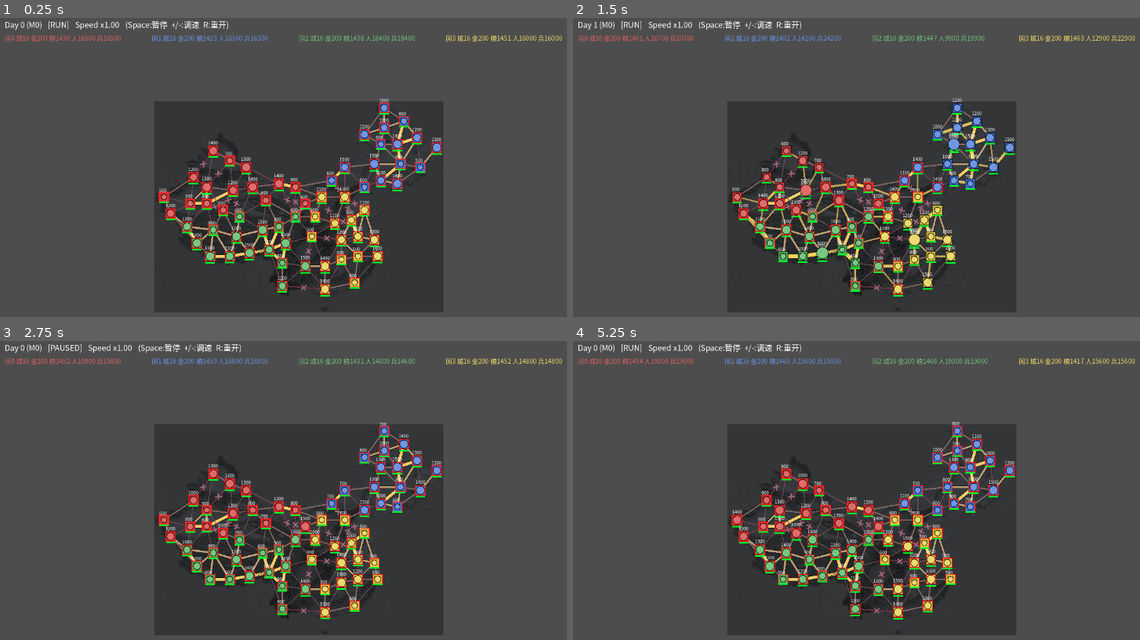
Above: before the commit, frames 1-4 (two rows, left to right).
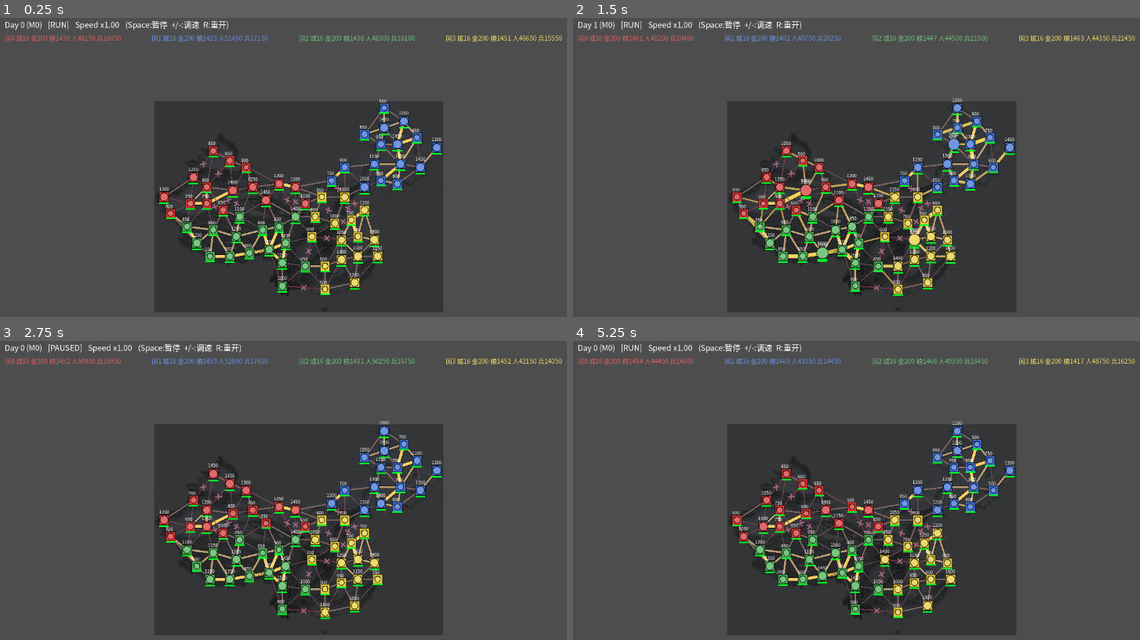
Above: after the commit, the same moments.

Repository: milkmilki/wargame
Game: Godot game, scene res://main.tscn
Same seed, same stepped clock (60 frames per second), same inputs: the game is played once before the commit and once after it.
Inputs:
- Up to frame 1 (0.25 s): no input
- Up to frame 2 (1.5 s): tap Enter at 0.5 s; tap R at 0.6, 1.35 s; tap Space at 0.77, 1.25 s
- Up to frame 3 (2.75 s): tap Space at 1.52 s; tap Enter at 2 s; tap R at 2.1 s
- Up to frame 4 (5.25 s): tap Space at 2.75, 3.02, 3.77, 4.25, 4.52 s; tap R every 0.75 s from 2.85 to 5.1 s; tap Enter at 3.5 s

The runs differ from the first frame. In frame 1, 4.2% of the frame differs, in the area x 13-99%, y 5-94%; in frame 2, 3.7%; in frame 3, 3.8%; in frame 4, 4.4%.

Commit message:
Improve strategic AI and manpower pacing

Diff:
--- a/scripts/ai/ai_world_view.gd
+++ b/scripts/ai/ai_world_view.gd
@@ -6,6 +6,8 @@
 var nation_id: int
 var day: int
 var capital_city_id: int
+var strategic_planning_enabled: bool = true
+var adaptive_garrison_enabled: bool = true
 var friendly_cities: Array[City] = []
 var enemy_cities: Array[City] = []
 var friendly_armies: Array[Army] = []
--- a/scripts/ai/strategic_map.gd
+++ b/scripts/ai/strategic_map.gd
@@ -4,6 +4,7 @@
 
 var nation_id: int
 var ownership_revision: int
+var strategic_planning_enabled: bool
 var city_value: Dictionary = {}            ## city_id -> float
 var edge_value: Dictionary = {}            ## normalized edge key -> float
 var bridge_impact: Dictionary = {}         ## edge key -> 被切断友城价值
@@ -13,6 +14,8 @@
 var frontier_cities: Array[int] = []
 var frontier_enemy_cities: Array[int] = []
 var priority_enemy_cities: Array[int] = []
+var offensive_value: Dictionary = {}       ## enemy city_id -> 两层占领后战略价值
+var campaign_target: int = -1               ## 国家级主战役目标
 
 var _state: GameState
 var _disc: Dictionary = {}
@@ -26,12 +29,14 @@
 	var snapshot := StrategicMapSnapshot.new()
 	snapshot.nation_id = view.nation_id
 	snapshot.ownership_revision = view.state.ownership_revision
+	snapshot.strategic_planning_enabled = view.strategic_planning_enabled
 	snapshot._state = view.state
 	snapshot._compute_city_values()
 	snapshot._find_frontier()
 	snapshot._compute_connectivity()
 	snapshot._compute_supply_corridors(view)
 	snapshot._finalize_edge_values()
+	snapshot._compute_offensive_values(view)
 	snapshot._select_priority_targets(view)
 	return snapshot
 
@@ -219,10 +224,80 @@
 		edge_value[key] = value
 
 
+func _compute_offensive_values(view: AiWorldView) -> void:
+	for city_id in frontier_enemy_cities:
+		var base := value_of_city(city_id)
+		if not view.strategic_planning_enabled:
+			offensive_value[city_id] = base
+			continue
+		var target_owner := _state.cities[city_id].owner_nation
+		var friendly_links := 0
+		var hostile_links := 0
+		var gateway_value := 0.0
+		for neighbor in _state.neighbors(city_id):
+			var edge := _state.edge_of(city_id, neighbor)
+			if edge == null or edge.max_throughput <= 0:
+				continue
+			var neighbor_owner := _state.cities[neighbor].owner_nation
+			if neighbor_owner == nation_id:
+				friendly_links += 1
+			elif neighbor_owner == target_owner:
+				hostile_links += 1
+				if not frontier_enemy_cities.has(neighbor):
+					gateway_value = maxf(gateway_value, value_of_city(neighbor))
+		var defensive_gain := float(friendly_links - hostile_links)
+		var exposure := maxi(hostile_links - friendly_links, 0)
+		var gateway_bonus := 0.0
+		if exposure <= 1:
+			gateway_bonus = minf(gateway_value * 0.30, 1.5)
+		var cut_ratio := _enemy_cut_value_ratio(city_id, target_owner)
+		offensive_value[city_id] = (
+			base
+			+ maxf(defensive_gain, 0.0) * 1.5
+			- float(exposure) * 1.5
+			+ gateway_bonus
+			+ cut_ratio * 6.0
+		)
+
+
+func _enemy_cut_value_ratio(target_city: int, enemy_nation: int) -> float:
+	if enemy_nation < 0 or enemy_nation >= _state.nations.size():
+		return 0.0
+	var capital := _state.nations[enemy_nation].capital_city_id
+	if capital < 0 or capital == target_city:
+		return 0.0
+	var reachable := {capital: true}
+	var queue: Array[int] = [capital]
+	while not queue.is_empty():
+		var current: int = queue.pop_front()
+		for neighbor in _state.neighbors(current):
+			if neighbor == target_city or reachable.has(neighbor):
+				continue
+			var edge := _state.edge_of(current, neighbor)
+			if (
+				edge == null
+				or edge.max_throughput <= 0
+				or _state.cities[neighbor].owner_nation != enemy_nation
+			):
+				continue
+			reachable[neighbor] = true
+			queue.append(neighbor)
+	var total_value := 0.0
+	var cut_value := 0.0
+	for city in _state.cities:
+		if city.owner_nation != enemy_nation or city.id == target_city:
+			continue
+		var value := value_of_city(city.id)
+		total_value += value
+		if not reachable.has(city.id):
+			cut_value += value
+	return cut_value / maxf(total_value, 0.001)
+
+
 func _select_priority_targets(view: AiWorldView) -> void:
 	var scored: Array = []
 	for city_id in frontier_enemy_cities:
-		scored.append([float(city_value.get(city_id, 0.0)) + 2.0, city_id])
+		scored.append([value_of_offense(city_id) + 2.0, city_id])
 	scored.sort_custom(func(a: Array, b: Array) -> bool:
 		return float(a[0]) > float(b[0]) or (
 			is_equal_approx(float(a[0]), float(b[0])) and int(a[1]) < int(b[1])
@@ -230,10 +305,16 @@
 	)
 	for i in range(mini(scored.size(), 16)):
 		priority_enemy_cities.append(int(scored[i][1]))
+	if view.strategic_planning_enabled and not scored.is_empty():
+		campaign_target = int(scored[0][1])
 
 
 func value_of_city(city_id: int) -> float:
 	return float(city_value.get(city_id, 0.0))
+
+
+func value_of_offense(city_id: int) -> float:
+	return float(offensive_value.get(city_id, value_of_city(city_id)))
 
 
 func value_of_edge(a: int, b: int) -> float:
--- a/scripts/ai/utility_ai.gd
+++ b/scripts/ai/utility_ai.gd
@@ -4,6 +4,7 @@
 
 const ATTACK_ENTER_RATIO: float = 1.35
 const RETREAT_ENTER_RATIO: float = 0.40
+const HOLD_DEPLOY_ENTER_RATIO: float = 0.60
 const EMERGENCY_RETREAT_RATIO: float = 0.25
 const SIEGE_COMMIT_MARGIN: float = 1.50
 const REINFORCE_MIN_DEFICIT_SHARE: float = 0.50
@@ -12,6 +13,8 @@
 const BREAKOUT_MIN_POWER_RATIO: float = 0.70
 const ASSAULT_PARTICIPANT_MIN_RATIO: float = 0.35
 const ASSAULT_SYNC_WINDOW_DAYS: float = 5.0
+const STRATEGIC_VALUE_DELTA_LIMIT: float = 1.0
+const CAMPAIGN_TARGET_BONUS: float = 1.0
 const NORMAL_COMMIT_DAYS: int = 10
 const STRATEGIC_COMMIT_DAYS: int = 30
 
@@ -214,6 +217,8 @@
 	army: Army
 ) -> ActionCandidate:
 	var current := army.location_city
+	if not _frontier_deployment_safe(view, threat, army):
+		return null
 	var best_edge: Edge = null
 	var best_score := -INF
 	for neighbor in view.state.neighbors(current):
@@ -249,6 +254,22 @@
 	candidate.target_edge_b = target
 	candidate.minimum_commit_days = STRATEGIC_COMMIT_DAYS
 	return candidate
+
+
+static func _frontier_deployment_safe(
+	view: AiWorldView,
+	threat: ThreatField,
+	army: Army
+) -> bool:
+	var threat_power := threat.threat_at(army.location_city)
+	var support_power := maxf(
+		threat.support_at(army.location_city),
+		ArmyPower.effective(army)
+	)
+	return (
+		support_power / maxf(threat_power, 1.0)
+		>= HOLD_DEPLOY_ENTER_RATIO * _caution(view.nation_id)
+	)
 
 
 static func _attack_candidate(
@@ -304,6 +325,7 @@
 			continue
 		var enemy_power := threat.threat_at(city_id) + ArmyPower.city_defense(city)
 		var committed := coordinator.power_reserved(city_id)
+		var relief_value := _blockade_relief_value(view, city_id)
 		var attack_power := power + committed + 0.35 * threat.support_at(start)
 		if is_adjacent_participant:
 			attack_power = maxf(attack_power, float(pool["power"]))
@@ -311,7 +333,6 @@
 		var participant_ratio := power / maxf(enemy_power, 1.0)
 		if participant_ratio < minimum_participant_ratio:
 			continue
-		var relief_value := _blockade_relief_value(view, city_id)
 		if (
 			ratio < ATTACK_ENTER_RATIO / aggression
 			and (relief_value <= 0.0 or ratio < 1.0)
@@ -326,6 +347,9 @@
 			- 0.5 * snapshot.value_of_city(start)
 			+ 6.0 * float(maxi(directions - 1, 0))
 			+ relief_value
+			+ _strategic_attack_adjustment(
+				view, snapshot, city_id, directions
+			)
 		)
 		if score > best_score or (is_equal_approx(score, best_score) and city_id < best_city):
 			best_score = score
@@ -664,10 +688,32 @@
 		return 0.0
 	var future_threat := threat.threat_at(city_id)
 	if city_id == view.capital_city_id:
+		if (
+			view.adaptive_garrison_enabled
+			and not _has_immediate_enemy_access(view, city_id)
+		):
+			return 5000.0
 		return maxf(5000.0, future_threat * 1.25)
 	if city.has_warehouse:
+		if (
+			view.adaptive_garrison_enabled
+			and not _has_immediate_enemy_access(view, city_id)
+		):
+			return 3000.0
 		return maxf(3000.0, future_threat)
 	return 0.0
+
+
+static func _has_immediate_enemy_access(view: AiWorldView, city_id: int) -> bool:
+	for neighbor in view.state.neighbors(city_id):
+		var edge := view.state.edge_of(city_id, neighbor)
+		if (
+			edge != null
+			and edge.max_throughput > 0
+			and view.state.cities[neighbor].owner_nation != view.nation_id
+		):
+			return true
+	return false
 
 
 static func stationed_power_at(
@@ -782,7 +828,14 @@
 		):
 			var attack := ActionCandidate.make(
 				ActionCandidate.Kind.ATTACK,
-				hold_score + local_ratio + 6.0 * float(maxi(directions - 1, 0)),
+				(
+					hold_score
+					+ local_ratio
+					+ 6.0 * float(maxi(directions - 1, 0))
+					+ _strategic_attack_adjustment(
+						view, snapshot, enemy_endpoint, directions
+					)
+				),
 				"%d 个方向形成协同优势 %.2f，向敌方端点 %d 同步推进"
 					% [directions, local_ratio, enemy_endpoint],
 				enemy_endpoint
@@ -797,6 +850,44 @@
 	)
 
 
+static func _strategic_attack_adjustment(
+	view: AiWorldView,
+	snapshot: StrategicMapSnapshot,
+	city_id: int,
+	directions: int
+) -> float:
+	if not view.strategic_planning_enabled:
+		return 0.0
+	var value_delta := clampf(
+		snapshot.value_of_offense(city_id) - snapshot.value_of_city(city_id),
+		-STRATEGIC_VALUE_DELTA_LIMIT,
+		STRATEGIC_VALUE_DELTA_LIMIT
+	)
+	var campaign_bonus := 0.0
+	if (
+		city_id == snapshot.campaign_target
+		and (directions >= 2 or _post_capture_exposure(view, city_id) <= 0)
+	):
+		campaign_bonus = CAMPAIGN_TARGET_BONUS
+	return value_delta * 0.5 + campaign_bonus
+
+
+static func _post_capture_exposure(view: AiWorldView, city_id: int) -> int:
+	var friendly_links := 0
+	var hostile_links := 0
+	var target_owner := view.state.cities[city_id].owner_nation
+	for neighbor in view.state.neighbors(city_id):
+		var edge := view.state.edge_of(city_id, neighbor)
+		if edge == null or edge.max_throughput <= 0:
+			continue
+		var owner := view.state.cities[neighbor].owner_nation
+		if owner == view.nation_id:
+			friendly_links += 1
+		elif owner == target_owner:
+			hostile_links += 1
+	return hostile_links - friendly_links
+
+
 ## 同一条边上的敌军是即将直接接战的对象，不能套用威胁场的时间衰减或远方折扣。
 static func _enemy_power_on_edge(
 	view: AiWorldView,
--- a/scripts/core/game_state.gd
+++ b/scripts/core/game_state.gd
@@ -6,6 +6,10 @@
 const GRID: int = 8                         ## 8x8 网格
 const CITY_COUNT: int = GRID * GRID         ## 64
 const NATION_COUNT: int = 4
+const CITY_MANPOWER_PER_MONTH_MIN: int = 10
+const CITY_MANPOWER_PER_MONTH_MAX: int = 30
+const INITIAL_MANPOWER_RESERVE_MONTHS: int = 150
+const INITIAL_ARMY_MANPOWER_MONTHS: int = 50
 const TERRAIN_MAP_PATH := (
 	"res://china-map-china-flag-shaded-relief-color-height-map-3d-illustration-png.webp"
 )
@@ -117,7 +121,10 @@
 			)
 			city.owner_nation = _quadrant_of(c, r)
 			city.defense = rng.randi_range(10, 30)
-			city.manpower_per_month = rng.randi_range(5, 15)
+			city.manpower_per_month = rng.randi_range(
+				CITY_MANPOWER_PER_MONTH_MIN,
+				CITY_MANPOWER_PER_MONTH_MAX
+			)
 			city.gold_per_month = rng.randi_range(5, 15)
 			city.food_per_half_year = rng.randi_range(20, 60)
 			# 先生成各城初始储备，随后统一归集到本国首都粮仓。
@@ -141,7 +148,10 @@
 		city.terrain_height = heights[id]
 		city.terrain_relief = reliefs[id]
 		city.defense = rng.randi_range(10, 30)
-		city.manpower_per_month = rng.randi_range(5, 15)
+		city.manpower_per_month = rng.randi_range(
+			CITY_MANPOWER_PER_MONTH_MIN,
+			CITY_MANPOWER_PER_MONTH_MAX
+		)
 		city.gold_per_month = rng.randi_range(5, 15)
 		city.food_per_half_year = rng.randi_range(20, 60)
 		city.food_storage = rng.randi_range(80, 100)
@@ -184,8 +194,9 @@
 	for nation in nations:
 		nation.manpower_pool = 0
 	for city in cities:
-		# 初始人口库按 100 个月的单城产出标定，约等于旧版 500~1500 城市储备。
-		nations[city.owner_nation].manpower_pool += city.manpower_per_month * 100
+		nations[city.owner_nation].manpower_pool += (
+			city.manpower_per_month * INITIAL_MANPOWER_RESERVE_MONTHS
+		)
 
 
 func _initialize_capitals_and_warehouses() -> void:
@@ -437,7 +448,11 @@
 
 func _generate_armies() -> void:
 	for city in cities:
-		var army := create_army(city.owner_nation, city.id, city.manpower_per_month * 100)
+		var army := create_army(
+			city.owner_nation,
+			city.id,
+			city.manpower_per_month * INITIAL_ARMY_MANPOWER_MONTHS
+		)
 		army.speed_factor = rng.randf_range(0.3, 0.9)
 		army.attack = rng.randi_range(8, 15)
 		army.defense = rng.randi_range(8, 15)
--- a/scripts/core/simulation.gd
+++ b/scripts/core/simulation.gd
@@ -50,6 +50,10 @@
 var ai_policy_overrides: Dictionary = {}
 ## A/B 基准注入点：nation_id -> 正常进攻单军最低战力占比；正式游戏使用 UtilityAI 默认值。
 var ai_assault_participant_ratio_overrides: Dictionary = {}
+## A/B 基准注入点：false 保留修改前的静态进攻评分。
+var ai_strategic_planning_overrides: Dictionary = {}
+## A/B 基准注入点：false 保留修改前的 60 天传播威胁守备策略。
+var ai_adaptive_garrison_overrides: Dictionary = {}
 
 
 func setup(game_state: GameState) -> void:
@@ -364,6 +368,12 @@
 			policy.call(state, nation.id, self)
 			continue
 		var view := AiWorldView.build(state, nation.id)
+		view.strategic_planning_enabled = bool(
+			ai_strategic_planning_overrides.get(nation.id, true)
+		)
+		view.adaptive_garrison_enabled = bool(
+			ai_adaptive_garrison_overrides.get(nation.id, true)
+		)
 		if (
 			not _ai_strategy_cache.has(nation.id)
 			or int(_ai_strategy_revision.get(nation.id, -1)) != state.ownership_revision
@@ -374,6 +384,12 @@
 		var threat := ThreatField.build(view)
 		if _ai_manage_force_structure(view, snapshot, threat):
 			view = AiWorldView.build(state, nation.id)
+			view.strategic_planning_enabled = bool(
+				ai_strategic_planning_overrides.get(nation.id, true)
+			)
+			view.adaptive_garrison_enabled = bool(
+				ai_adaptive_garrison_overrides.get(nation.id, true)
+			)
 			threat = ThreatField.build(view)
 		var coordinator := ArmyCoordinator.new()
 		var minimum_participant_ratio := float(
--- a/scripts/view/map_renderer.gd
+++ b/scripts/view/map_renderer.gd
@@ -248,13 +248,18 @@
 		5.0 * _display_scale,
 		10.0 * _display_scale
 	)
+	var contested_cities := contested_city_ids(state)
 	for city in state.cities:
 		var center := _city_center(city)
 		var rect := Rect2(center - Vector2(half, half), Vector2(half * 2, half * 2))
 		var base := state.nations[city.owner_nation].color
 		draw_rect(rect, base, true)
-		# 边框：at_war 红描边，否则暗描边
-		var border := Color(0.9, 0.1, 0.1) if city.at_war else Color(0, 0, 0, 0.5)
+		# 红框只表示本城正在发生守城战或围城，不再复述全局战争状态。
+		var border := (
+			Color(0.9, 0.1, 0.1)
+			if contested_cities.has(city.id)
+			else Color(0, 0, 0, 0.5)
+		)
 		draw_rect(rect, border, false, 2.0 * _display_scale)
 		# 普通城市只显示城防；首都粮仓额外显示 C/W 与库存。
 		var label := "D%d" % city.defense
@@ -269,6 +274,14 @@
 			_font_size(8),
 			Color(0, 0, 0, 0.8)
 		)
+
+
+static func contested_city_ids(game_state: GameState) -> Dictionary:
+	var result := {}
+	for battle in game_state.battles:
+		if not battle.finished and battle.city != null:
+			result[battle.city.id] = true
+	return result
 
 
 func _draw_armies() -> void:
--- a/tests/ai_longrun.gd
+++ b/tests/ai_longrun.gd
@@ -32,15 +32,41 @@
 				alive += 1
 		var ordered := 0
 		var invalid := 0
+		var troops := 0
+		var starving := 0
 		for army in state.armies:
+			troops += army.size
+			if army.starving:
+				starving += 1
 			if army.ai_order_created_day >= 0:
 				ordered += 1
 			if army.size <= 0 or army.owner_nation < 0 or army.owner_nation >= state.nations.size():
 				invalid += 1
+		var manpower := 0
+		var food := 0
+		for nation in state.nations:
+			manpower += nation.manpower_pool
+			food += nation.granary_food
 		var elapsed := Time.get_ticks_msec() - seed_start
 		print(
-			"seed=%d day=%d alive=%d armies=%d captures=%d ordered=%d invalid=%d ms=%d"
-			% [world_seed, state.day, alive, state.armies.size(), captures, ordered, invalid, elapsed]
+			(
+				"seed=%d day=%d alive=%d armies=%d troops=%d manpower=%d food=%d "
+				+ "starving=%d captures=%d ordered=%d invalid=%d ms=%d"
+			)
+			% [
+				world_seed,
+				state.day,
+				alive,
+				state.armies.size(),
+				troops,
+				manpower,
+				food,
+				starving,
+				captures,
+				ordered,
+				invalid,
+				elapsed,
+			]
 		)
 		if captures == 0 or ordered == 0 or invalid > 0:
 			failed = true
--- a/tests/ai_symmetric_duel.gd
+++ b/tests/ai_symmetric_duel.gd
@@ -20,7 +20,10 @@
 	var simulation := Simulation.new()
 	root.add_child(simulation)
 	simulation.setup(state)
-	simulation.ai_assault_participant_ratio_overrides[RIGHT_NATION] = 0.0
+	var duel_mode := OS.get_environment("AI_DUEL_MODE")
+	if duel_mode.is_empty():
+		duel_mode = "improved-left"
+	_configure_duel_mode(simulation, duel_mode)
 
 	var initial_owner: Array[int] = []
 	for city in state.cities:
@@ -36,32 +39,80 @@
 	var result := _measure(state, initial_owner)
 	var elapsed := Time.get_ticks_msec() - started
 	print("\n==== A 改进 AI vs B 当前 AI：最终结果 ====")
+	print("mode=%s" % duel_mode)
+	var left_policy := "improved"
+	var right_policy := "current"
+	if duel_mode == "current-control":
+		left_policy = "current"
+	elif duel_mode == "improved-right":
+		left_policy = "current"
+		right_policy = "improved"
+	elif duel_mode == "garrison-only":
+		left_policy = "garrison-only"
+	elif duel_mode == "offense-only":
+		left_policy = "offense-only"
 	var summary_template := (
 		"day=%d winner=%d elapsed_ms=%d\n"
-		+ "A_improved: cities=%d power=%.1f food=%d capital=%s captures=%d\n"
-		+ "B_current: cities=%d power=%.1f food=%d capital=%s captures=%d\n"
-		+ "A_advantage_score=%.1f"
+		+ "left_%s: cities=%d power=%.1f food=%d capital=%s captures=%d\n"
+		+ "right_%s: cities=%d power=%.1f food=%d capital=%s captures=%d\n"
+		+ "left_advantage_score=%.1f"
 	)
 	var summary := summary_template % [
 		state.day, state.winner, elapsed,
+		left_policy,
 		result["new_cities"], result["new_power"], result["new_food"],
 		str(result["new_capital"]), result["new_captures"],
+		right_policy,
 		result["old_cities"], result["old_power"], result["old_food"],
 		str(result["old_capital"]), result["old_captures"],
 		result["score"],
 	]
 	print(summary)
 	_print_army_diagnostics(state)
-	var improved_ai_better := (
-		state.winner == LEFT_NATION
-		or (state.winner == -1 and float(result["score"]) > 0.0)
-	)
+	var improved_ai_better := false
+	if duel_mode == "current-control":
+		print("verdict=CONTROL_COMPLETE")
+		simulation.free()
+		quit(0)
+		return
+	elif duel_mode == "improved-right":
+		improved_ai_better = (
+			state.winner == RIGHT_NATION
+			or (state.winner == -1 and float(result["score"]) < 0.0)
+		)
+	else:
+		improved_ai_better = (
+			state.winner == LEFT_NATION
+			or (state.winner == -1 and float(result["score"]) > 0.0)
+		)
 	print(
 		"verdict=%s"
 		% ("IMPROVED_AI_BETTER" if improved_ai_better else "IMPROVED_AI_NOT_BETTER")
 	)
 	simulation.free()
 	quit(0 if improved_ai_better else 1)
+
+
+func _configure_duel_mode(simulation: Simulation, mode: String) -> void:
+	match mode:
+		"current-control":
+			for nation_id in [LEFT_NATION, RIGHT_NATION]:
+				simulation.ai_strategic_planning_overrides[nation_id] = false
+				simulation.ai_adaptive_garrison_overrides[nation_id] = false
+		"improved-right":
+			simulation.ai_strategic_planning_overrides[LEFT_NATION] = false
+			simulation.ai_adaptive_garrison_overrides[LEFT_NATION] = false
+		"offense-only":
+			simulation.ai_adaptive_garrison_overrides[LEFT_NATION] = false
+			simulation.ai_strategic_planning_overrides[RIGHT_NATION] = false
+			simulation.ai_adaptive_garrison_overrides[RIGHT_NATION] = false
+		"garrison-only":
+			simulation.ai_strategic_planning_overrides[LEFT_NATION] = false
+			simulation.ai_strategic_planning_overrides[RIGHT_NATION] = false
+			simulation.ai_adaptive_garrison_overrides[RIGHT_NATION] = false
+		_:
+			simulation.ai_strategic_planning_overrides[RIGHT_NATION] = false
+			simulation.ai_adaptive_garrison_overrides[RIGHT_NATION] = false
 
 
 func _build_symmetric_world() -> GameState:
@@ -93,6 +144,14 @@
 		city.has_warehouse = false
 		city.food_storage = 0
 		city.at_war = true
+
+	for nation in state.nations:
+		nation.manpower_pool = 0
+	for city in state.cities:
+		state.nations[city.owner_nation].manpower_pool += (
+			city.manpower_per_month
+			* GameState.INITIAL_MANPOWER_RESERVE_MONTHS
+		)
 
 	var left_capital := 3 * GameState.GRID + 1
 	var right_capital := 3 * GameState.GRID + 6
@@ -148,6 +207,11 @@
 
 func _validate_symmetry(state: GameState) -> bool:
 	if state.nations.size() != 2:
+		return false
+	if (
+		state.nations[LEFT_NATION].manpower_pool
+		!= state.nations[RIGHT_NATION].manpower_pool
+	):
 		return false
 	for row in range(GameState.GRID):
 		for col in range(GameState.GRID / 2):
--- a/tests/test_suite.gd
+++ b/tests/test_suite.gd
@@ -2082,6 +2082,59 @@
 		"敌军威胁应随抵达时间衰减：c2=%.1f c1=%.1f c0=%.1f"
 			% [threat.threat_at(2), threat.threat_at(1), threat.threat_at(0)])
 
+	var deep_state := GameState.new()
+	deep_state.generate_grid_world(7003)
+	deep_state.armies.clear()
+	for city in deep_state.cities:
+		city.owner_nation = 2
+	for city_id in [16]:
+		deep_state.cities[city_id].owner_nation = 0
+	for city_id in [9, 17, 25]:
+		deep_state.cities[city_id].owner_nation = 1
+	for edge in deep_state.edges:
+		edge.max_throughput = 0
+	for pair in [[16, 17], [17, 9], [17, 25]]:
+		deep_state.edge_of(pair[0], pair[1]).max_throughput = 2
+	deep_state.nations[1].capital_city_id = 25
+	deep_state.cities[25].is_capital = true
+	var deep_view := AiWorldView.build(deep_state, 0)
+	var deep_snapshot := StrategicMapSnapshot.build(deep_view)
+	_check(
+		deep_snapshot.campaign_target == 17
+		and deep_snapshot.value_of_offense(17) > deep_snapshot.value_of_city(17),
+		"两层规划应识别打开后续城市且切断敌方连通的门户城市"
+	)
+	_check(
+		UtilityAI._post_capture_exposure(deep_view, 17) == 1
+		and UtilityAI._strategic_attack_adjustment(
+			deep_view, deep_snapshot, 17, 2
+		) > UtilityAI._strategic_attack_adjustment(
+			deep_view, deep_snapshot, 17, 1
+		),
+		"主战役目标只应在多方向进攻时获得大会战加分"
+	)
+	var strategic_adjustment := UtilityAI._strategic_attack_adjustment(
+		deep_view, deep_snapshot, 17, 2
+	)
+	_check(
+		strategic_adjustment > 0.0 and strategic_adjustment <= 1.5,
+		"图论规划只能作为有界战略先验，不能覆盖战力与补给判断"
+	)
+	deep_snapshot.campaign_target = -1
+	_check(
+		UtilityAI._strategic_attack_adjustment(
+			deep_view, deep_snapshot, 17, 2
+		) <= 0.5,
+		"非主战役目标不得获得国家级集中加分"
+	)
+	var siege := deep_state.new_battle(Battle.Kind.SIEGE)
+	siege.city = deep_state.cities[17]
+	var contested := MapRenderer.contested_city_ids(deep_state)
+	_check(
+		contested.has(17) and not contested.has(16),
+		"红框只应标记正在发生城战或围城的城市"
+	)
+
 
 func _test_ai_merge_and_retreat_utility() -> void:
 	print("[30] AI 协调：同城合并守恒、弱军生成可解释撤退候选")
@@ -2125,6 +2178,10 @@
 	_check(candidate.kind == ActionCandidate.Kind.RETREAT and candidate.target_city != -1,
 		"局部敌军显著占优时弱军应生成 RETREAT，实为 kind=%d target=%d"
 			% [candidate.kind, candidate.target_city])
+	_check(
+		not UtilityAI._frontier_deployment_safe(view, threat, weak),
+		"城市局部战力低于撤退阈值时不得生成驻边候选，避免边城往返"
+	)
 	_check(not candidate.reason.is_empty() and candidate.minimum_commit_days >= 30,
 		"撤退候选必须保存可解释原因和命令承诺期")
 
@@ -2159,7 +2216,31 @@
 		"首都守备不足时应生成定向增援：kind=%d target=%d capital=%d"
 			% [reinforce_candidate.kind, reinforce_candidate.target_city, capital_id]
 	)
-
+	var distant_enemy_city := capital_id + 2
+	gs.cities[distant_enemy_city].owner_nation = 1
+	gs.edge_of(capital_id, capital_id + 1).max_throughput = 2
+	gs.edge_of(capital_id, capital_id + 1).distance = 1
+	gs.edge_of(capital_id + 1, distant_enemy_city).max_throughput = 2
+	gs.edge_of(capital_id + 1, distant_enemy_city).distance = 1
+	var distant_enemy := _make_army(936, 1, 12000, 12, 12)
+	distant_enemy.location_city = distant_enemy_city
+	distant_enemy.move_from = distant_enemy_city
+	distant_enemy.state = Army.State.IDLE
+	gs.armies.append(distant_enemy)
+	view = AiWorldView.build(gs, 0)
+	threat = ThreatField.build(view)
+	var current_required := UtilityAI.required_logistics_garrison(
+		view, threat, capital_id
+	)
+	view.adaptive_garrison_enabled = false
+	var legacy_required := UtilityAI.required_logistics_garrison(
+		view, threat, capital_id
+	)
+	_check(
+		_approx(current_required, 5000.0) and legacy_required > current_required,
+		"非前线首都不应把两跳外传播威胁全部折算为常驻军：new=%.1f old=%.1f"
+			% [current_required, legacy_required]
+	)
 
 func _test_ai_encirclement_breakout_and_relief() -> void:
 	print("[30b] AI 包围协同：多方向进攻、断粮突围、紧急解围")
@@ -2446,11 +2527,31 @@
 	var expected_initial := 0
 	var monthly_income := 0
 	for city in gs.cities_of(nation_id):
-		expected_initial += city.manpower_per_month * 100
+		expected_initial += (
+			city.manpower_per_month
+			* GameState.INITIAL_MANPOWER_RESERVE_MONTHS
+		)
 		monthly_income += city.manpower_per_month
+		_check(
+			city.manpower_per_month >= GameState.CITY_MANPOWER_PER_MONTH_MIN
+			and city.manpower_per_month <= GameState.CITY_MANPOWER_PER_MONTH_MAX,
+			"城市月度人口恢复应位于新标定区间"
+		)
 	_check(gs.nations[nation_id].manpower_pool == expected_initial,
 		"开局人口库应汇总本国城市储备：应 %d，实为 %d"
 			% [expected_initial, gs.nations[nation_id].manpower_pool])
+	for army in gs.armies:
+		_check(
+			army.size >= (
+				GameState.CITY_MANPOWER_PER_MONTH_MIN
+				* GameState.INITIAL_ARMY_MANPOWER_MONTHS
+			)
+			and army.size <= (
+				GameState.CITY_MANPOWER_PER_MONTH_MAX
+				* GameState.INITIAL_ARMY_MANPOWER_MONTHS
+			),
+			"提高人口池时初始军队仍应保持 500～1500 人标定"
+		)
 	var pool_before_income := gs.nations[nation_id].manpower_pool
 	gs.day = Simulation.DAYS_PER_MONTH
 	sim._resolve_economy()
Not shown, changed: HANDOFF.md
